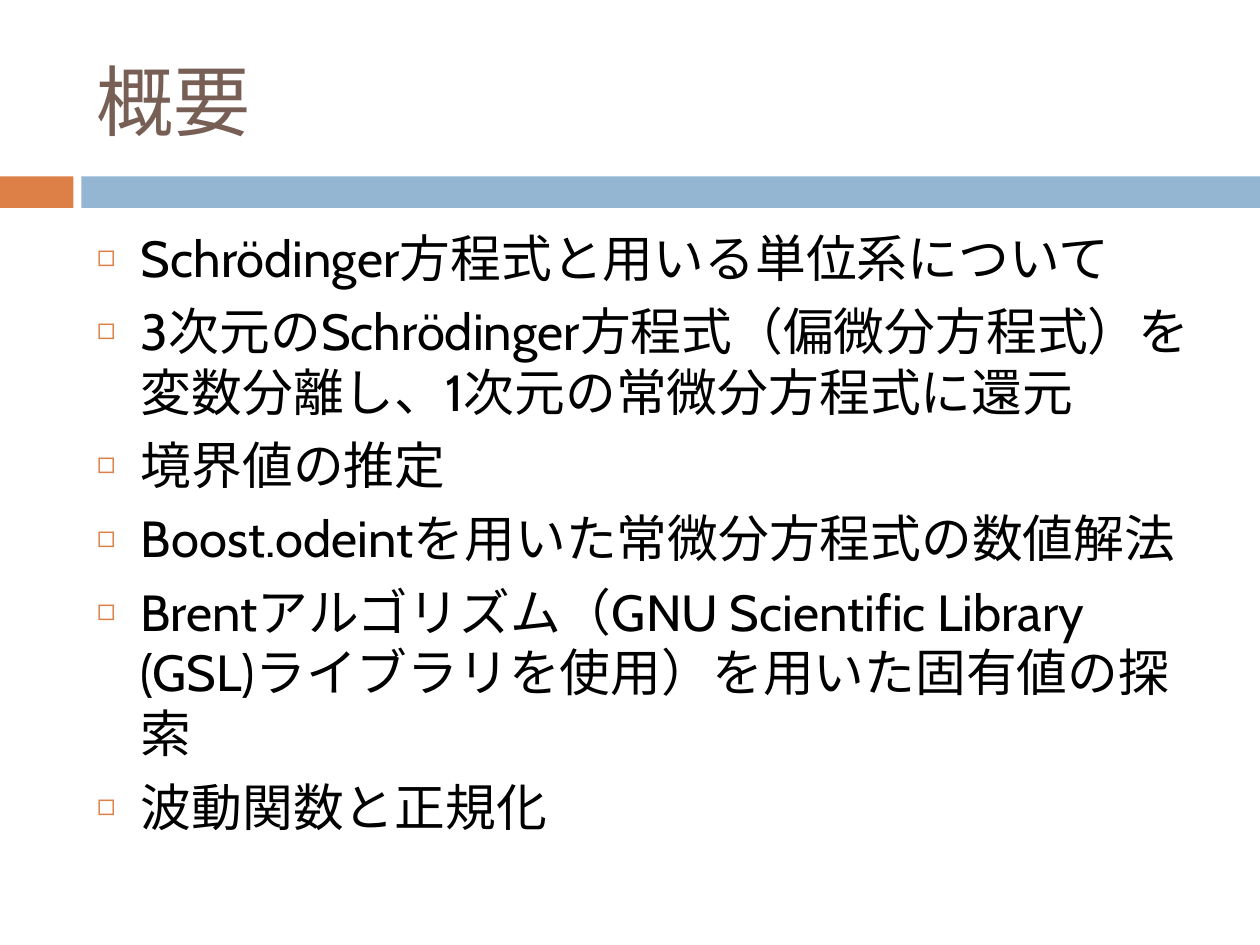
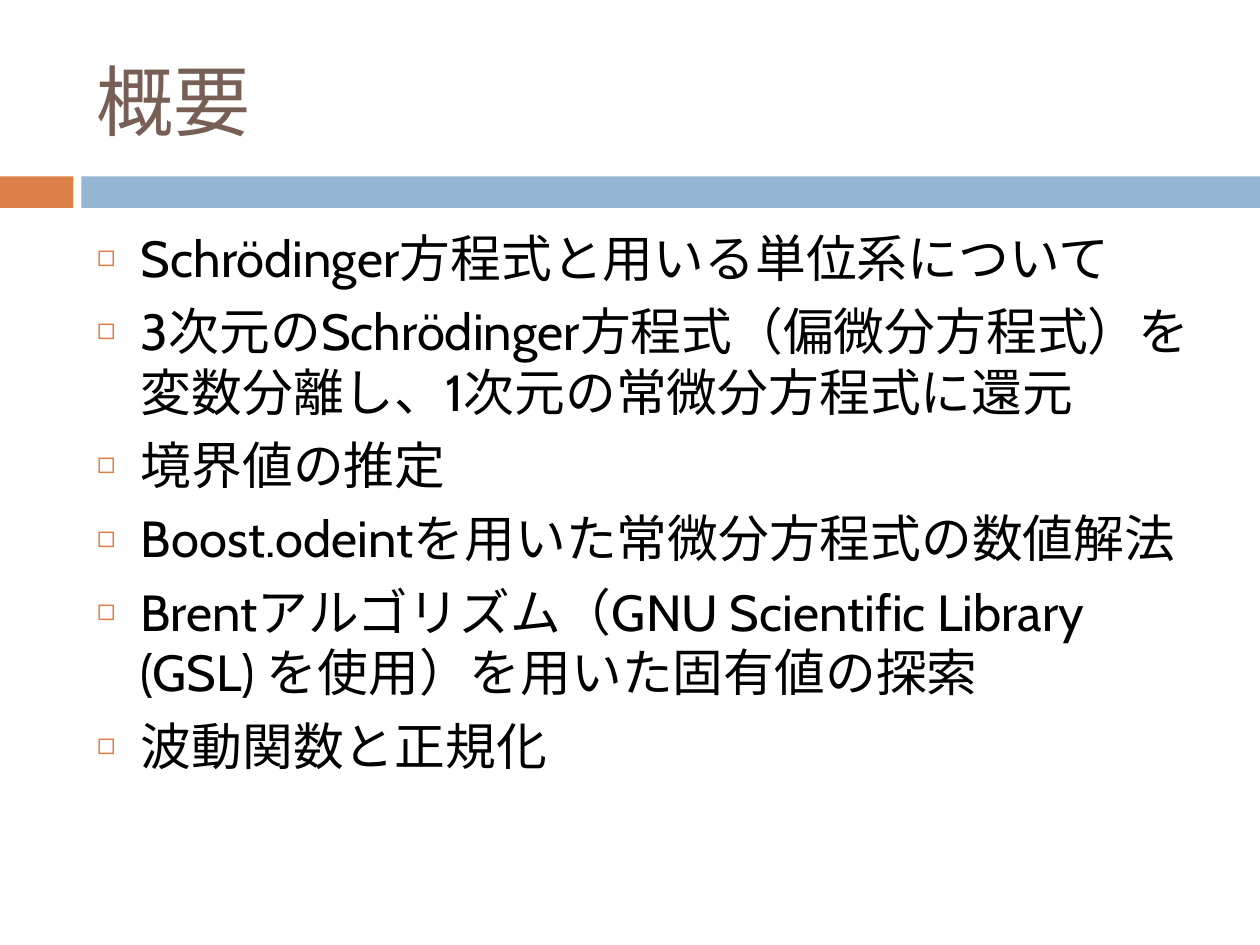
Before and after one commit to dc1394/fukui_sono2, a slide deck: slide 3 of 福井技術者の集いその2_発表資料スライド.pptx. Drawn at 1260x945 pixels with LibreOffice and Linux fonts; fonts in the diff are those of the drawing. Boxes give left, top, right and bottom in pixels: in the first picture for what was removed or moved away, otherwise in the second. Text is boxed around its words. In the diff, an @@ line names an element or a change of style, - is before the commit and + after.

Commit message:
福井技術者の集いその2発表資料スライド加筆

```diff
--- a/福井技術者の集いその2_発表資料スライド.pptx
+++ b/福井技術者の集いその2_発表資料スライド.pptx
@@ text at (x1=141, y1=588, x2=1084, y2=698): text changed @@
-◻ Brentアルゴリズム（GNU Scientific Library (GSL)ライブラリを使用）を用いた固有値の探索
+◻ Brentアルゴリズム（GNU Scientific Library (GSL) を使用）を用いた固有値の探索
```
Also in this commit, not shown: 10 other slides changed, 6 slides added, 10 slides removed, 16 other files.
